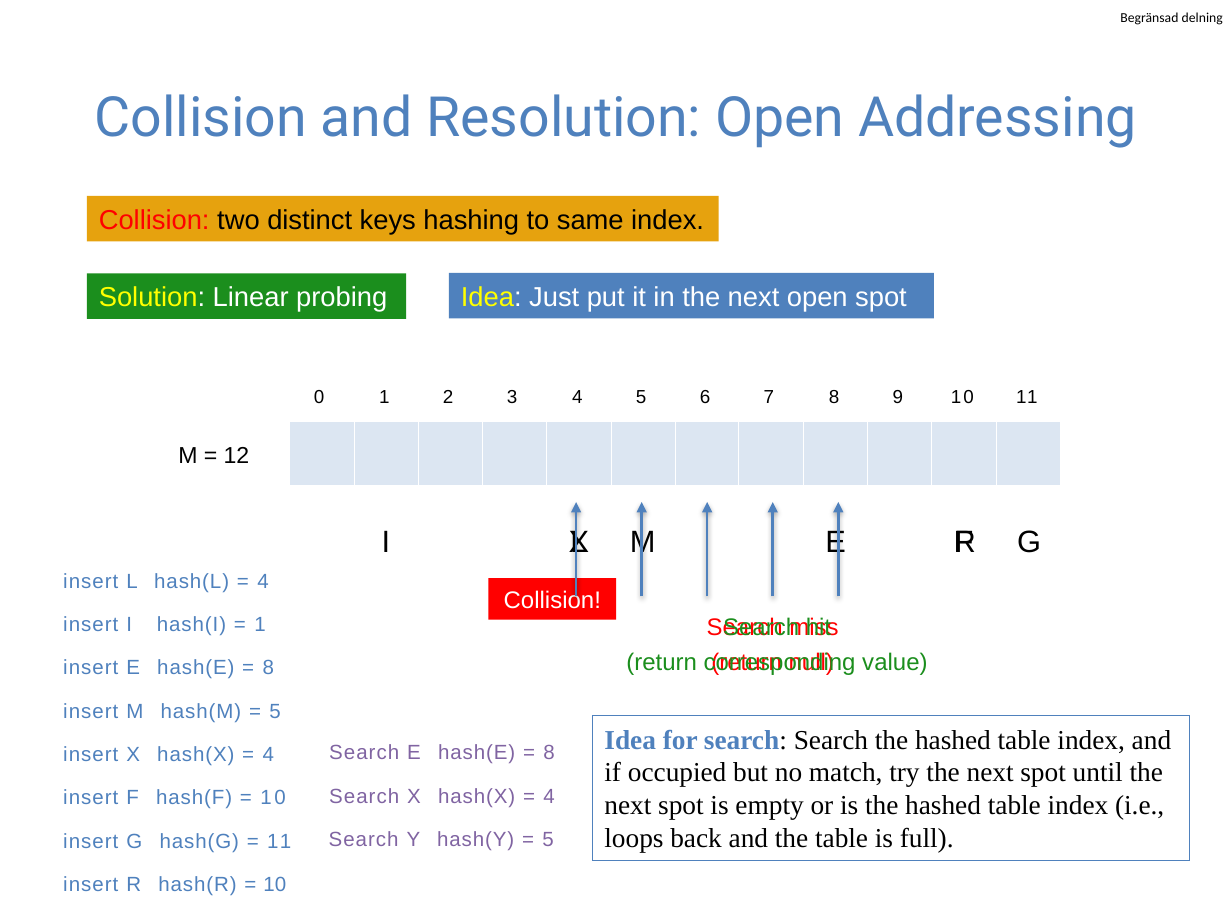
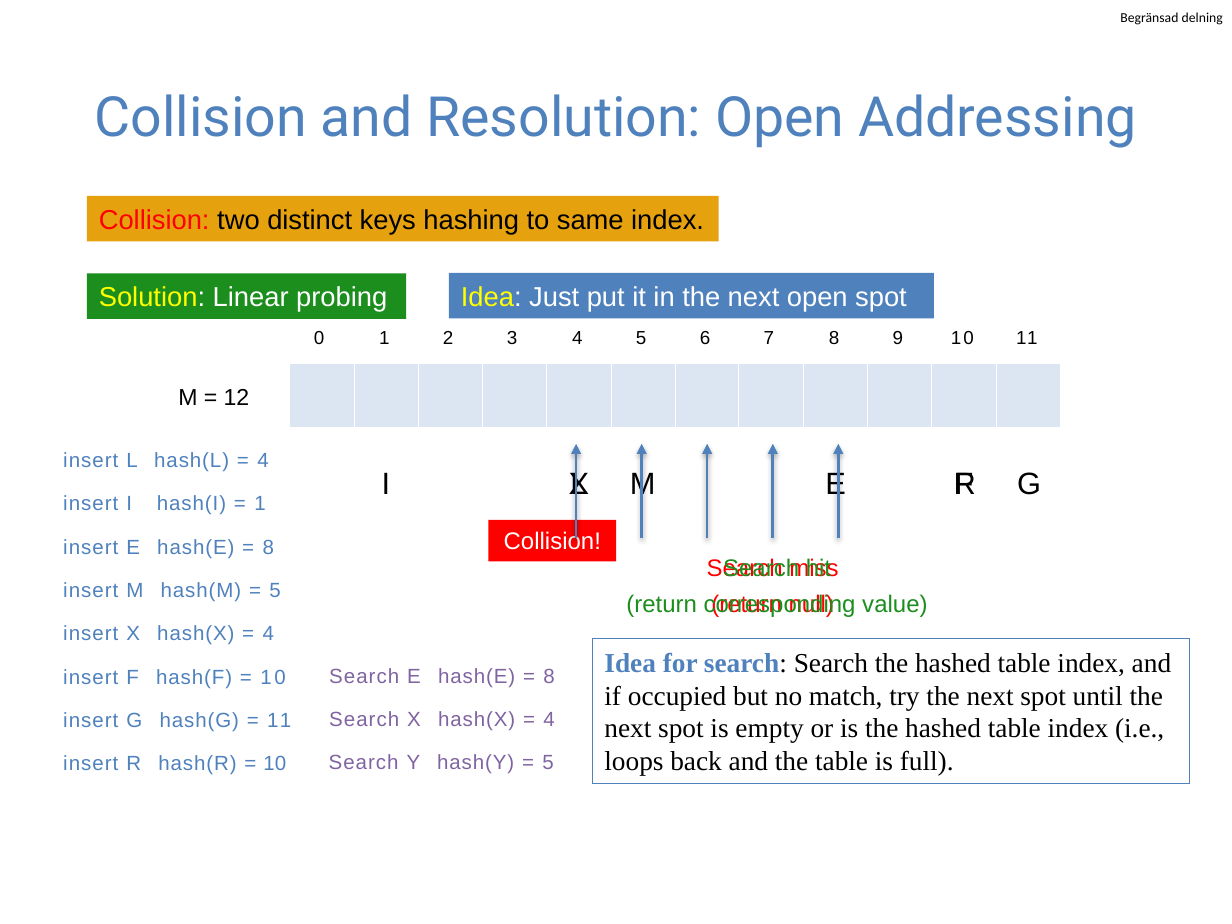
Before and after one commit to guhofstra/CSC111Fa25, a slide deck: slide 15 of PPTs/Lecture 7-hash table.pptx. Drawn at 1232x924 pixels with LibreOffice and Linux fonts; fonts in the diff are those of the drawing. Boxes give left, top, right and bottom in pixels: in the first picture for what was removed or moved away, otherwise in the second. Text is boxed around its words. In the diff, an @@ line names an element or a change of style, - is before the commit and + after.

```diff
--- a/PPTs/Lecture 7-hash table.pptx
+++ b/PPTs/Lecture 7-hash table.pptx
@@ 23 texts, 5 arrows, 1 rectangle, 1 table: place and size @@
-23 texts, 5 arrows, 1 rectangle, 1 table at bbox=[178, 390, 1058, 675]
+23 texts, 5 arrows, 1 rectangle, 1 table at bbox=[178, 331, 1058, 617]
@@ 8 texts: place and size @@
-8 texts at bbox=[63, 573, 291, 896]
+8 texts at bbox=[63, 452, 291, 775]
@@ 3 texts, 1 rectangle: place and size @@
-3 texts, 1 rectangle at bbox=[329, 716, 1190, 861]
+3 texts, 1 rectangle at bbox=[329, 639, 1190, 785]
```
Also in this commit, not shown: 4 other slides changed, 2 slides added, 2 slides removed, 21 other files.
